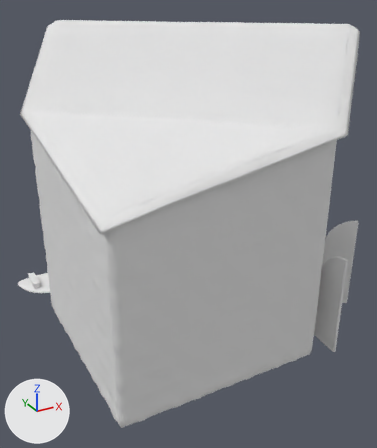
Renders of the Blender file Assets/Models/keep.blend from each side of a commit.
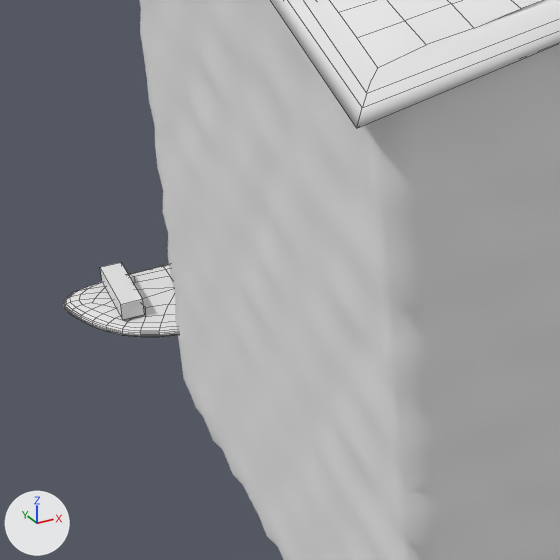
Each version is shown whole from a camera (50 mm lens) standing at (-6.87, -12.28, 8.65) and looking at (-0.29, -0.32, 2.67), then close up on the part from 0% to 42% of the width and 44% to 79% of the height. The lights are fixed; the arrows at lower left show +X, +Y and +Z. The close-ups show mesh edges as thin lines.

Script lines for the objects in view, before the commit:
```python
me_cube = bpy.data.meshes.new('Cube')
me_cube.from_pydata(...)  # 7274 vertices, 14018 faces, 34 loose edges; spans x -4.04..4.04, y -4.04..4.04, z 0.0..8.02
me_cube.polygons.foreach_set('use_smooth', [True] * 14018)
me_cube.materials.append(mat_material)  # its picture is missing
me_cube_002 = bpy.data.meshes.new('Cube.002')
me_cube_002.from_pydata(...)  # 28 vertices, 23 faces; spans x -4.62..-2.48, y 2.61..4.01, z -0.22..-0.1
me_cube_004 = bpy.data.meshes.new('Cube.004')
me_cube_004.from_pydata(...)  # a box spanning x -4.148..-3.948, y 3.059..3.859, z -0.101..0.059
ob_cube = bpy.data.objects.new('Cube', me_cube)
ob_cube.location = (0.0, 0.0, 0.0)
ob_cube_005 = bpy.data.objects.new('Cube.005', me_cube_002)
ob_cube_005.location = (0.0, 0.0, 0.0)
_m = ob_cube_005.modifiers.new('Subsurf', 'SUBSURF')
ob_cube_006 = bpy.data.objects.new('Cube.006', me_cube_004)
ob_cube_006.location = (0.0, 0.0, 0.0)
# also in view: 'Cube.004' at (0.0, 0.0, 6.4)
```
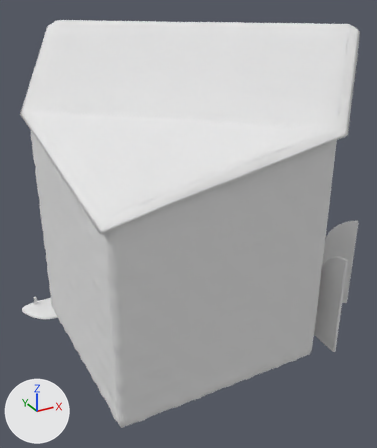
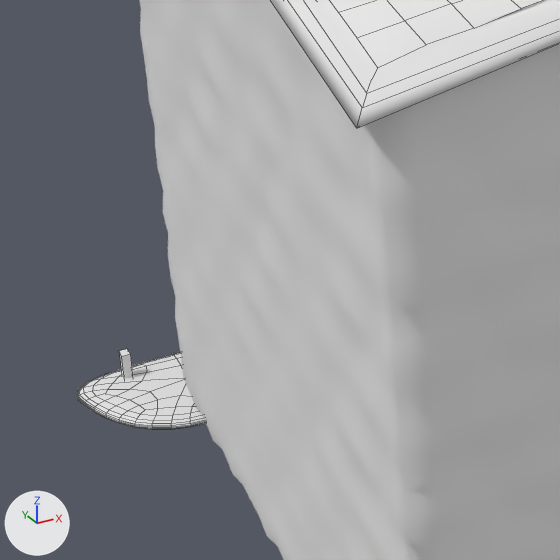
What differs and where, as boxes (x1, y1, x2, y2) in the close-ups (560 x 560 px):
'Cube.005', moved
    before: (64, 264, 178, 337)
    after: (77, 353, 206, 429)
'Cube.006', reshaped
    before: (100, 262, 145, 320)
    after: (119, 349, 133, 379)

The edits, one by one:
me_cube_004 has 8 vertices, 6 faces and spans x -4.148..-3.948, y 3.059..3.859, z -0.101..0.059.
me_cube_004 is used by ob_cube_006; location (0.0, 0.0, 0.0).
Part 1, on me_cube_004:
Vertex 0 of me_cube_004 moves from (-4.148, 3.859, -0.101) at pixel (102, 282) to (-4.089, 3.721, -1.148).
Vertex 1 of me_cube_004 moves from (-3.948, 3.859, -0.101) to (-4.006, 3.721, -1.148).
Vertex 2 of me_cube_004 moves from (-3.948, 3.059, -0.101) at pixel (144, 314) to (-4.006, 3.695, -0.855) at pixel (130, 354).
Vertex 3 of me_cube_004 moves from (-4.148, 3.059, -0.101) at pixel (122, 320) to (-4.089, 3.695, -0.855) at pixel (121, 356).
Vertex 4 of me_cube_004 moves from (-4.148, 3.859, 0.059) at pixel (99, 267) to (-4.089, 3.824, -1.139).
Vertex 5 of me_cube_004 moves from (-3.948, 3.859, 0.059) at pixel (121, 262) to (-4.006, 3.824, -1.139).
Vertex 6 of me_cube_004 moves from (-3.948, 3.059, 0.059) at pixel (142, 299) to (-4.006, 3.799, -0.846) at pixel (127, 348).
Vertex 7 of me_cube_004 moves from (-4.148, 3.059, 0.059) at pixel (120, 304) to (-4.089, 3.799, -0.846) at pixel (119, 350).
Object 'Cube.005' (ob_cube_005) moves from (0.0, 0.0, 0.0) to (0.0, 0.0, -1.0).
